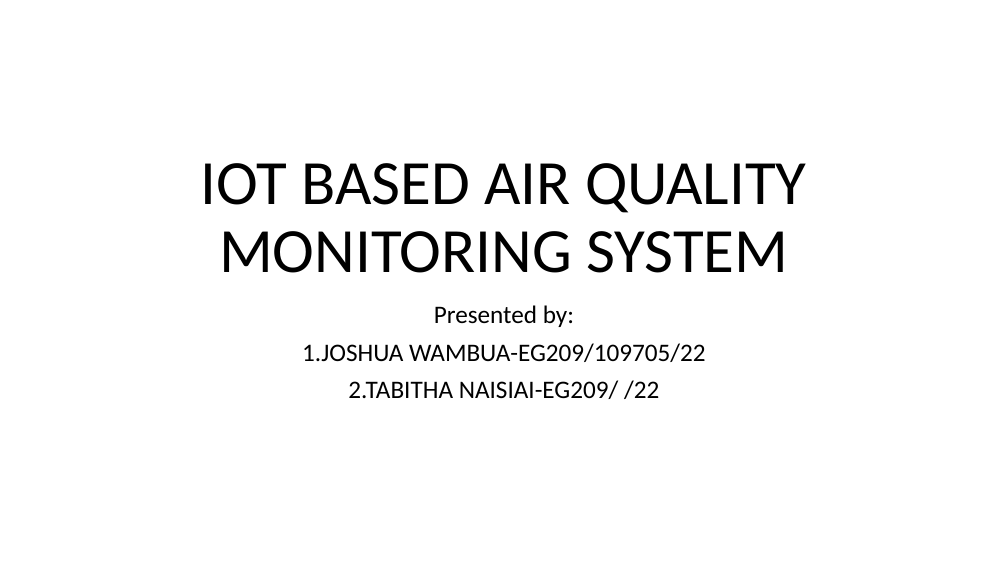
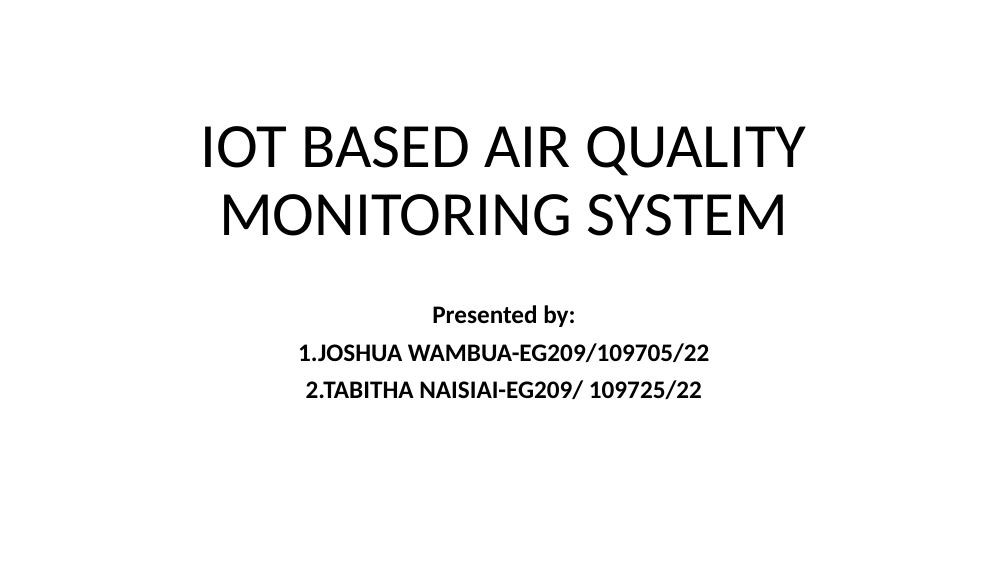
Before and after one commit to joshuawambua/project_IOT, a slide deck: slide 1 of REPORT/IOT BASED AIR QUALITY MONITORING SYSTEM.pptx. Drawn at 1008x567 pixels with LibreOffice and Linux fonts; fonts in the diff are those of the drawing. Boxes give left, top, right and bottom in pixels: in the first picture for what was removed or moved away, otherwise in the second. Text is boxed around its words. In the diff, an @@ line names an element or a change of style, - is before the commit and + after.

```diff
--- a/REPORT/IOT BASED AIR QUALITY MONITORING SYSTEM.pptx
+++ b/REPORT/IOT BASED AIR QUALITY MONITORING SYSTEM.pptx
@@ title "IOT BASED AIR QUALITY MONITORING ...": place and size @@
-title "IOT BASED AIR QUALITY MONITORING ..." at (201, 163, 806, 273)
+title "IOT BASED AIR QUALITY MONITORING ..." at (201, 126, 806, 236)
@@ subtitle at (298, 305, 710, 362): bold on in "Presented by:", "1.JOSHUA WAMBUA-EG209/109705/22" @@
@@ subtitle at (306, 380, 702, 399): text changed; bold on @@
-2.TABITHA NAISIAI-EG209/ /22
+2.TABITHA NAISIAI-EG209/ 109725/22
```
Also in this commit, not shown: 41 other files.
